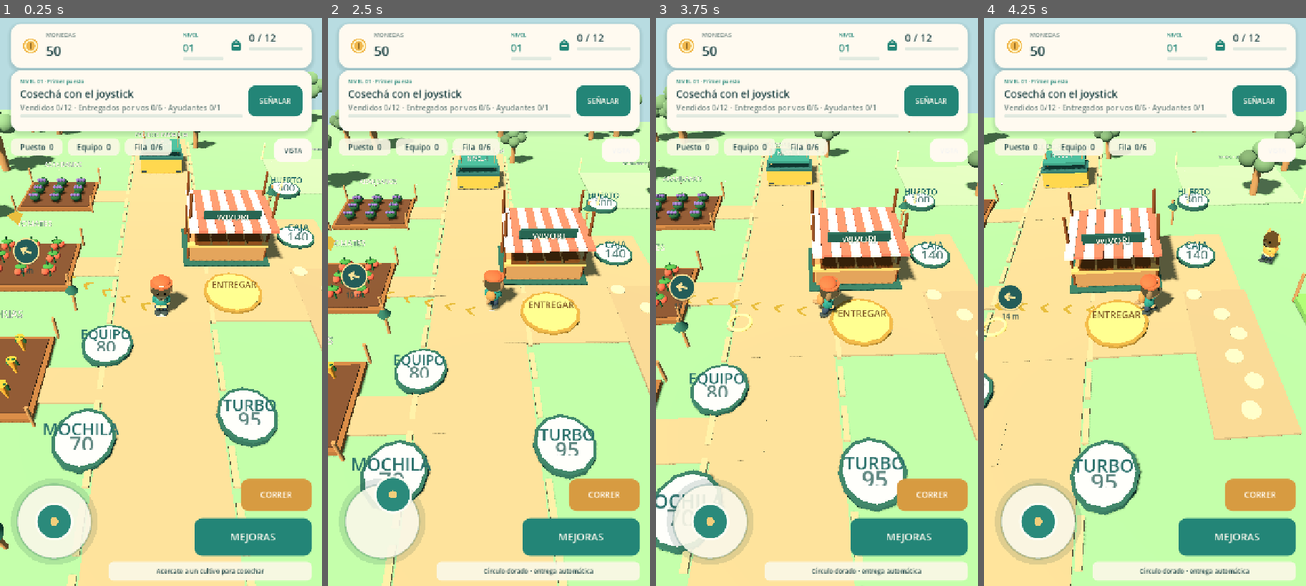
Above: before the commit, frames 1-4 (left to right).
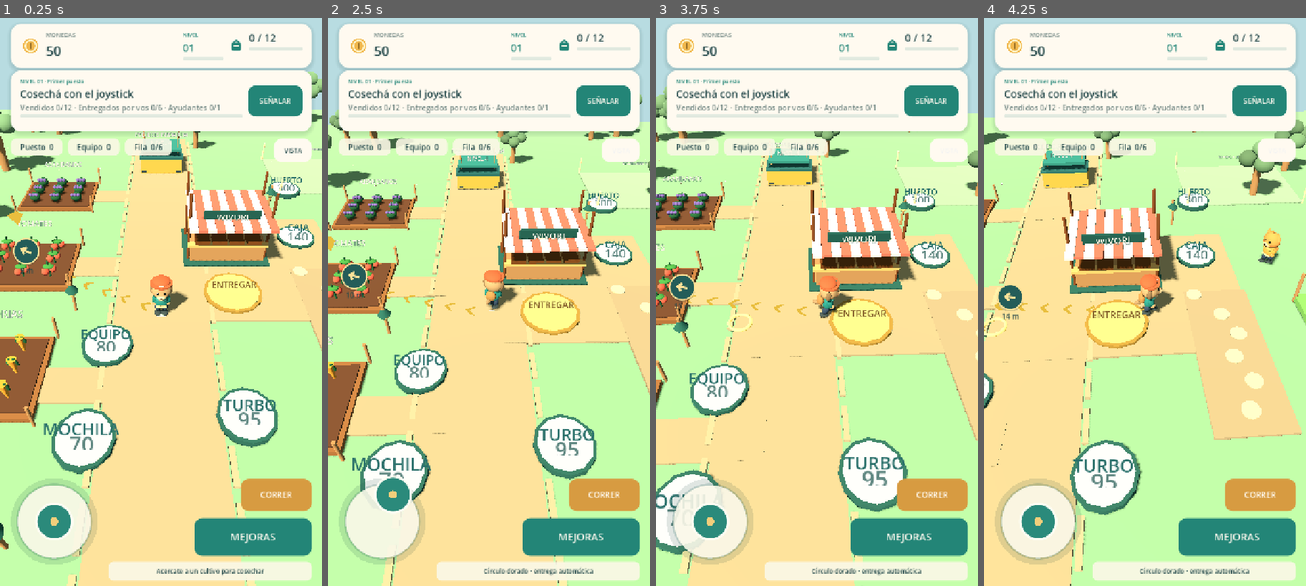
Above: after the commit, the same moments.

Repository: alejandropemamartinez-crypto/WivoriTrails
Game: Godot game, scene res://Main.tscn
Two runs of this game, one before a commit and one after it. Both use one fixed random seed, a clock stepped at 60 frames per second and the inputs below.
Inputs (mouse positions are in pixels of both pictures, inside the frame that each line leads up to):
- Up to frame 1 (0.25 s): no input
- Up to frame 2 (2.5 s): click "SEÑALAR" at 0.5 s; click "VISTA" at 1.25 s; tap Enter at 2 s; drag from (382, 523) to (521, 171) at 2.02 s
- Up to frame 3 (3.75 s): drag from (752, 330) to (800, 415) at 2.77 s; move the mouse to (849, 171) at 3.52 s; hold D from 3.53 s (still down)
- Up to frame 4 (4.25 s): keep holding D

The runs differ from the first frame. In frame 1, less than 0.1% of the frame differs, in the area x 46-54%, y 47-50%; in frame 2, less than 0.1%; in frame 3, less than 0.1%; in frame 4, 0.2%, in the area x 48-92%, y 37-50%.

Commit message:
Fix 3D head triangle winding for exterior faces

Diff:
--- a/scripts/stylized_head.gd
+++ b/scripts/stylized_head.gd
@@ -50,11 +50,11 @@
 			var a1: float = TAU * float(column + 1) / float(LONGITUDES)
 			# Consistent outward winding, shared smooth normals.
 			_vertex(surface, species, y0, a0)
+			_vertex(surface, species, y0, a1)
 			_vertex(surface, species, y1, a0)
 			_vertex(surface, species, y0, a1)
-			_vertex(surface, species, y0, a1)
+			_vertex(surface, species, y1, a1)
 			_vertex(surface, species, y1, a0)
-			_vertex(surface, species, y1, a1)
 	var mesh: ArrayMesh = surface.commit()
 	_cache[species] = mesh
 	return mesh
